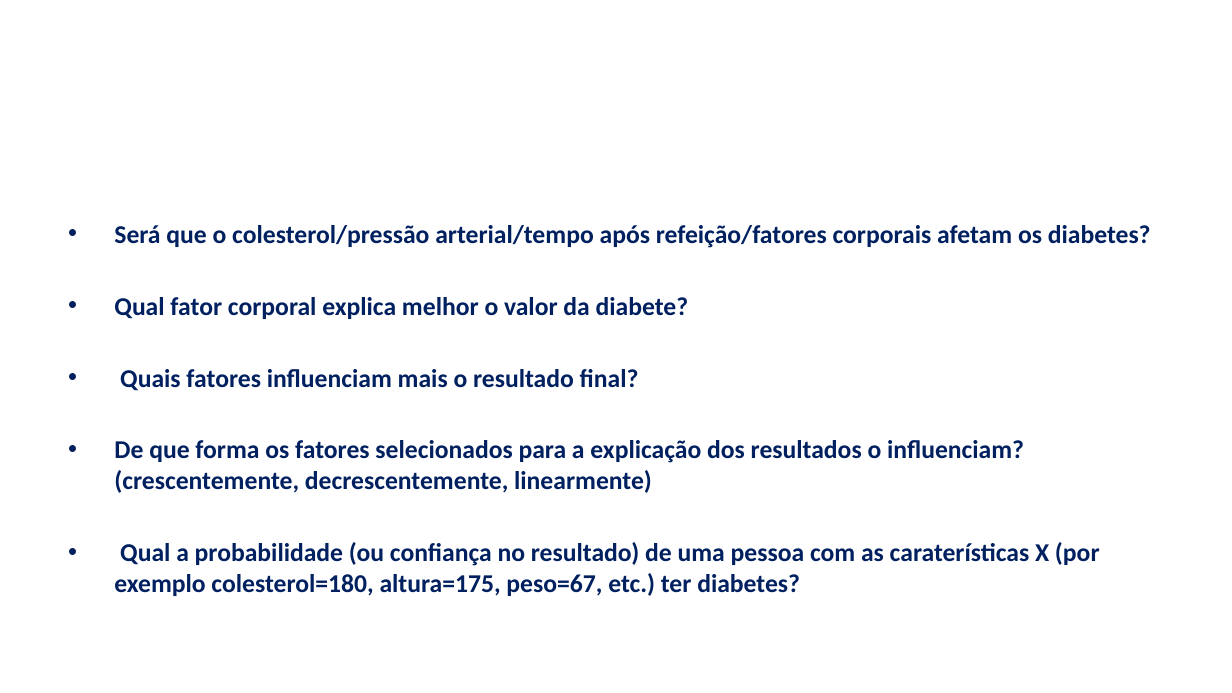
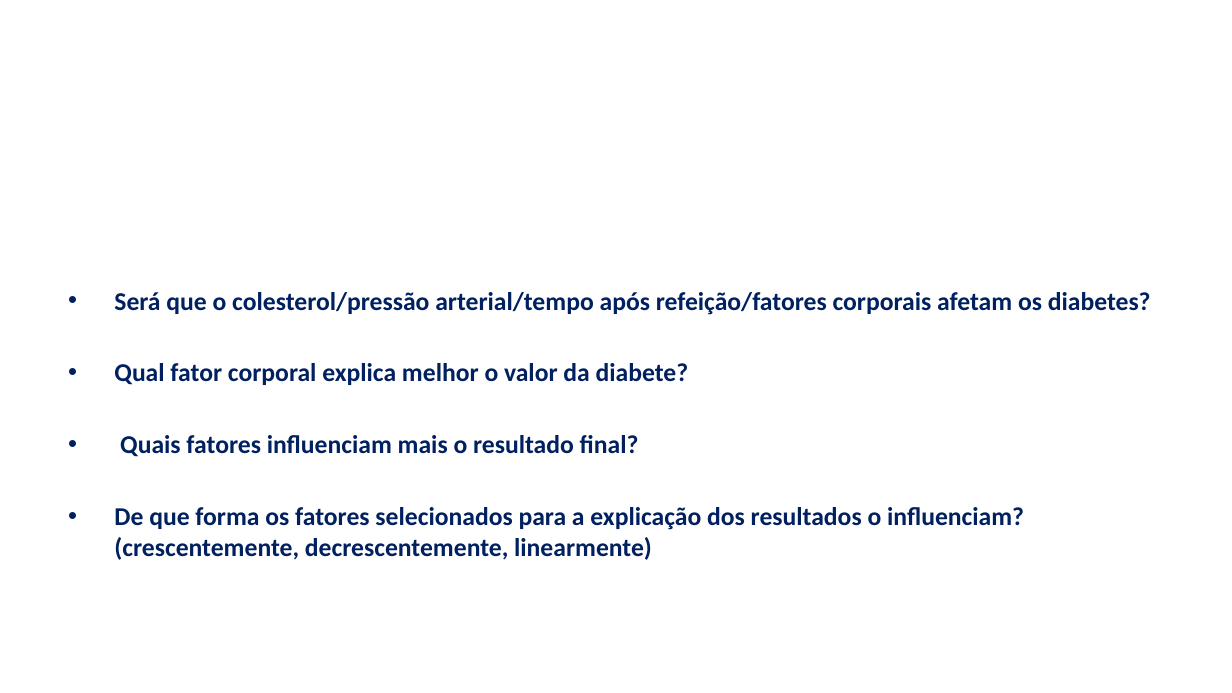
Before and after one commit to josepferreira/aa1-cd, a slide deck: slide 16 of apresentacao.pptx. Drawn at 1232x693 pixels with LibreOffice and Linux fonts; fonts in the diff are those of the drawing; background and template pictures are left out. Boxes give left, top, right and bottom in pixels: in the first picture for what was removed or moved away, otherwise in the second. Text is boxed around its words. In the diff, an @@ line names an element or a change of style, - is before the commit and + after.

```diff
--- a/apresentacao.pptx
+++ b/apresentacao.pptx
@@ text at box(114, 542, 1100, 596): paragraph removed @@
-• Qual a probabilidade (ou confiança no resultado) de uma pessoa com as caraterísticas X (por exemplo colesterol=180, altura=175, peso=67, etc.) ter diabetes?
```
Also in this commit, not shown: 5 other slides changed, 2 slides added.
